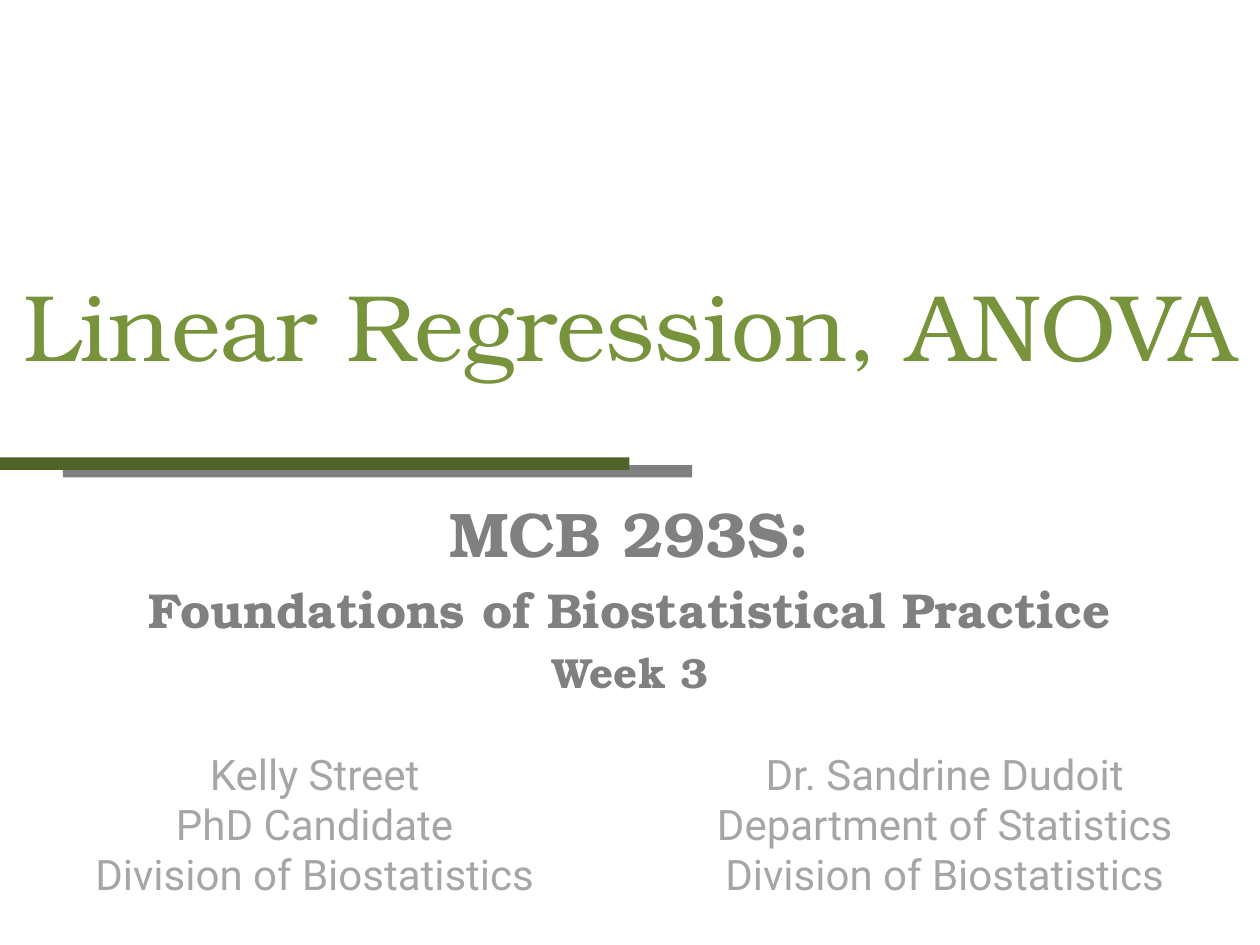
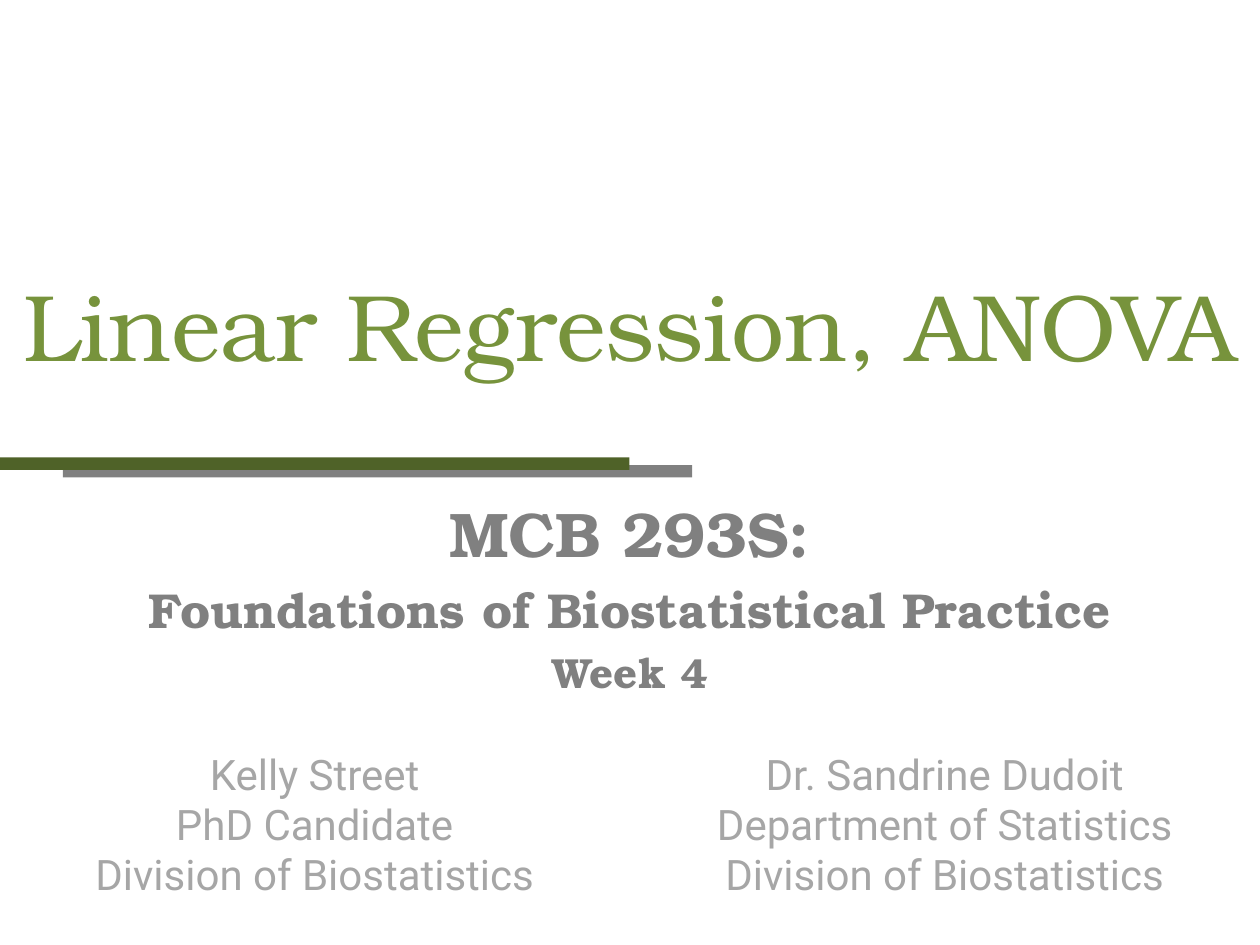
Before and after one commit to kstreet13/mcb293s, a slide deck: slide 1 of Week-4/Week4slides.pptx. Drawn at 1260x945 pixels with LibreOffice and Linux fonts; fonts in the diff are those of the drawing. Boxes give left, top, right and bottom in pixels: in the first picture for what was removed or moved away, otherwise in the second. Text is boxed around its words. In the diff, an @@ line names an element or a change of style, - is before the commit and + after.

Commit message:
added Week5slides, moved PCA section from end of Week4 to beginning of Week5.

```diff
--- a/Week-4/Week4slides.pptx
+++ b/Week-4/Week4slides.pptx
@@ subtitle at (x1=552, y1=657, x2=708, y2=689): text changed @@
-Week 3
+Week 4
```
Also in this commit, not shown: 11 slides removed, 1 other file.
